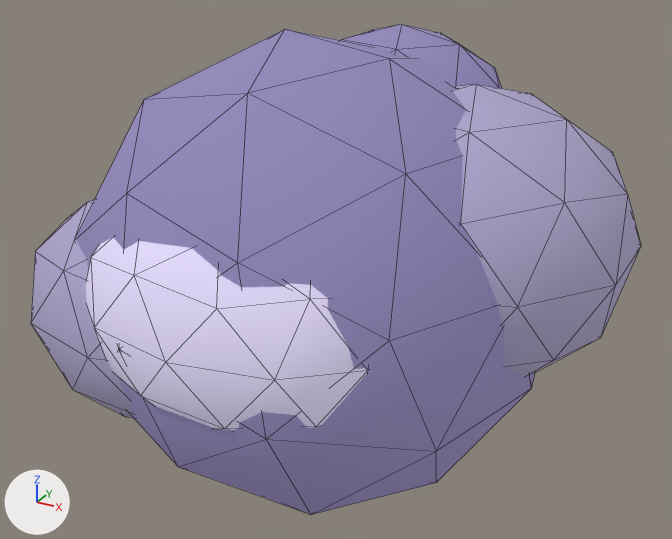
An edit to the glTF model 99nights/models/art/mist.glb, drawn before and after from the same camera.
Rendered twice from a camera (50 mm lens) standing at (0.739, -1.291, 1.07) and looking at (0.029, -0.001, 0.424). Every picture has the same lights, and +X, +Y and +Z are marked at lower left. The older version comes first. Mesh edges are drawn as thin lines.

The scene before the commit, as lines of its bpy script (objects in view):
```python
ob_mist_b1 = bpy.data.objects.new('mist_b1', me_mist_b1)
ob_mist_b1.location = (0.0, 0.0, 0.0)
ob_mist_b2 = bpy.data.objects.new('mist_b2', me_mist_b2)
ob_mist_b2.location = (0.0, 0.0, 0.0)
ob_mist_b3 = bpy.data.objects.new('mist_b3', me_mist_b3)
ob_mist_b3.location = (0.0, 0.0, 0.0)
ob_mist_core = bpy.data.objects.new('mist_core', me_mist_core)
ob_mist_core.location = (0.0, 0.0, 0.0)
ob_mist_rim = bpy.data.objects.new('mist_rim', me_mist_rim)
ob_mist_rim.location = (0.0, 0.0, 0.0)
```
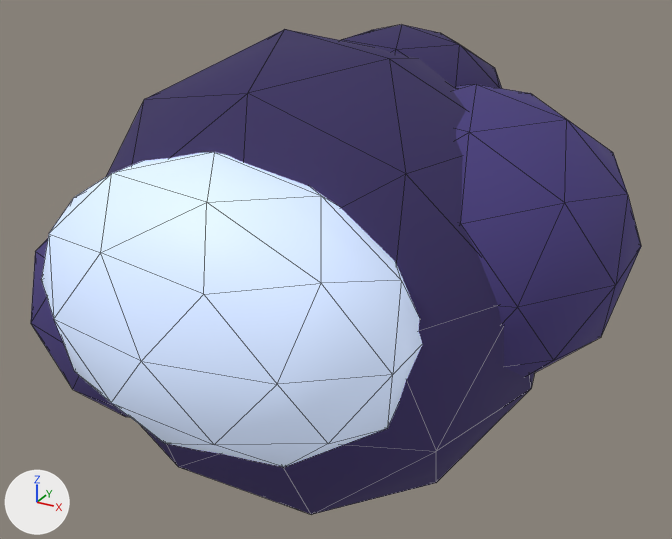
The newer file is also turned or shifted as a whole; pictures and numbers use the older file's frame.

The edits, one by one:
Material 'M_Mist2' (mat_m_mist2) changes colour from greyish blue #9a92b8 to dark blue #3c3270; in linear values from (0.323, 0.287, 0.479) to (0.0452, 0.0319, 0.162).
In material 'M_Mist2' (mat_m_mist2), emission_color goes from (0.0843, 0.0767, 0.11) (greyish purple #524e5d) to (0.0144, 0.0102, 0.0332) (dark purple #201a33).
Material 'M_Mist' (mat_m_mist) changes colour from blue #7a72a0 to dark blue #2c2452; in linear values from (0.195, 0.168, 0.352) to (0.0252, 0.0176, 0.0844).
In material 'M_Mist' (mat_m_mist), emission_color goes from (0.0861, 0.0731, 0.139) (dark purple #534c68) to (0.0123, 0.00822, 0.0295) (dark purple #1d1630).
Material 'M_MistRim' (mat_m_mistrim) changes colour from pale blue #c8c0e0 to blue #c8dcff; in linear values from (0.578, 0.527, 0.745) to (0.578, 0.716, 1.0).
In material 'M_MistRim' (mat_m_mistrim), roughness goes from 0.88 to 0.55.
In material 'M_MistRim' (mat_m_mistrim), emission_color goes from (0.209, 0.192, 0.253) (grey #7e798a) to (0.215, 0.242, 0.3) (grey #808795).
me_mist_rim is used by ob_mist_rim; location (0.0, 0.0, 0.0).
me_mist_rim had 42 vertices, 80 faces and spanned x -0.269..0.243, y -0.413..-0.086, z 0.235..0.633.
me_mist_rim now has 42 vertices, 80 faces and spans x -0.322..0.296, y -0.463..-0.088, z 0.221..0.699.
me_mist_rim part 1: the whole mesh is scaled about its middle by (1.21, 1.14, 1.2), then moved by (0.0, -0.026, 0.026).

Where the change shows, as pixel boxes (x1, y1, x2, y2) in the pictures (672 x 539 px):
'mist_core', recoloured (blue to dark blue)
    both: (106, 29, 535, 515)
'mist_rim', recoloured, surface changed, moved, rescaled
    before: (86, 237, 368, 431)
    after: (41, 152, 422, 467)
'mist_b1', recoloured (greyish blue to dark blue)
    both: (453, 84, 641, 377)
'mist_b2', recoloured
    both: (31, 239, 129, 417)
'mist_b3', recoloured (blue to dark blue)
    both: (342, 24, 502, 88)
